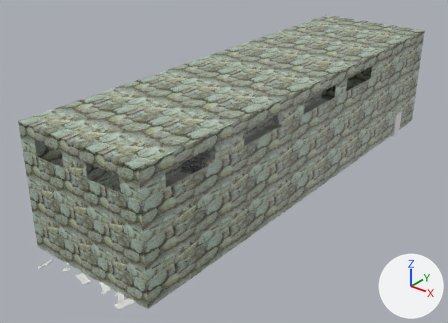
Two versions of the Blender file data/levels/cages/cages.blend, one commit apart.
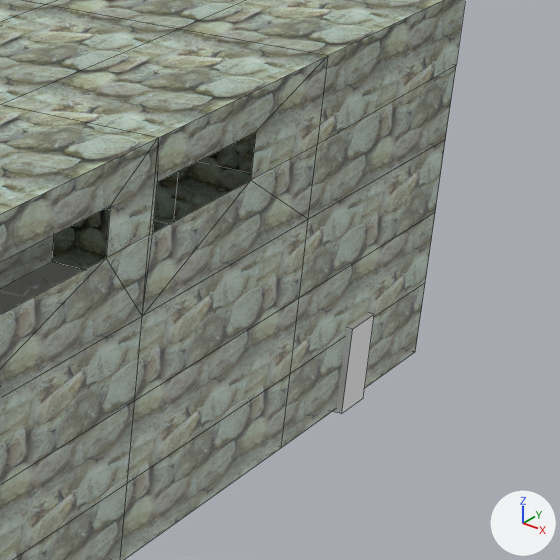
There are two pictures of each version: one whole from a 50 mm lens placed at (233.0, -274.0, 180.0), pointed at (17.0, -3.0, 12.0), one close up on the part from 69% to 100% of the width and 10% to 54% of the height. Arrows for +X, +Y and +Z are at lower right; the lights stay in place. The close-ups show mesh edges as thin lines.

Objects in the first close-up: 'Cube.009', 'Ground', 'Walls'.
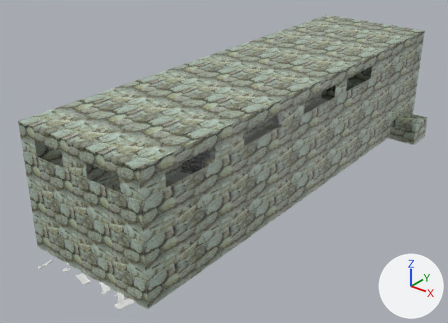
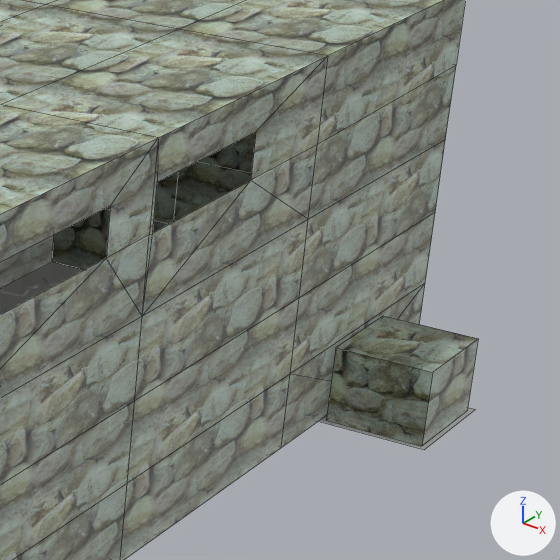
Diff of the bpy script that builds the scene:
```diff
--- a/data/levels/cages/cages.blend.py
+++ b/data/levels/cages/cages.blend.py
@@ me_meshwalls @@
 # used by ob_walls; location = (2.7, -15.4, 0.0); scale = (1.2, 2.0, 1.0)
-me_meshwalls.from_pydata(...)  # 142 vertices, 143 faces; spans x -11.4..55.2, y -53.8..88.7, z 0.0..70.0
+me_meshwalls.from_pydata(...)  # 158 vertices, 155 faces; spans x -11.4..71.1, y -53.8..88.7, z 0.0..70.0
+# me_meshwalls part 1
+# 1 face is deleted
+# 16 vertices are added at x 55.2..71.1, y 68.2..78.2, z 0.0..14.0
+# 13 new faces join them
 me_meshwalls.materials.append(mat_023pierres_jpg)
@@ me_meshground @@
 me_meshground.from_pydata(...)  # 24 vertices, 15 faces; spans x -11.4..55.2, y -53.8..88.7, z 0.0
 # used by ob_ground; location = (2.7, -15.4, 0.0); scale = (1.2, 2.0, 1.0)
 # verts and faces of me_meshground; kept vertices keep their numbers, new ones are numbered from 24
 # before: 0 (55.2, 88.7, 0.0) at pixel (415, 351), 4 (32.7, 88.7, 0.0), 8 (55.2, 60.2, 0.0) at pixel (281, 447), 23 (32.7, 60.2, 0.0)
+# me_meshground part 2
+delete_faces([(0, 4, 23, 8)])
+verts[24] = (55.2, 79.0, 0.0)
+verts[25] = (55.2, 67.6, 0.0)  # pixel (318, 421)
+verts[26] = (71.9, 67.6, 0.0)  # pixel (424, 449)
+verts[27] = (71.9, 79.0, 0.0)  # pixel (475, 409)
+faces += [(4, 23, 24), (0, 4, 24), (8, 25, 23), (23, 25, 24), (24, 25, 26, 27)]
 me_meshground.materials.append(mat_matnormal)
@@ ob_cube_009 @@
-ob_cube_009 = bpy.data.objects.new('Cube.009', me_cube_002)
-ob_cube_009.location = (68.9, 131.8, 17.9)
-ob_cube_009.scale = (0.288, 0.468, 0.6)
```

Where the change shows, as pixel boxes [x1, y1, x2, y2] in the close-ups (560 x 560 px):
'Walls', reshaped: before [0, 0, 465, 560]; after [0, 0, 478, 560]
'Cube.009', deleted: before [332, 313, 374, 414]
'Ground', reshaped: before [0, 262, 83, 315]; after [0, 262, 476, 450]
part 1 of me_meshwalls, built on: before [281, 283, 425, 447]; after [281, 283, 478, 447]
part 2 of me_meshground, built on: after [319, 408, 476, 450]
